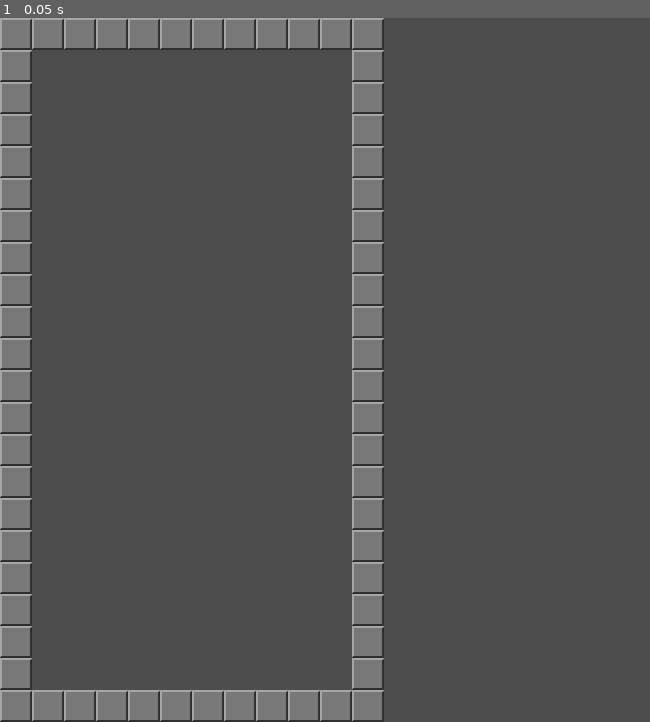
Above: before the commit, frame 1.
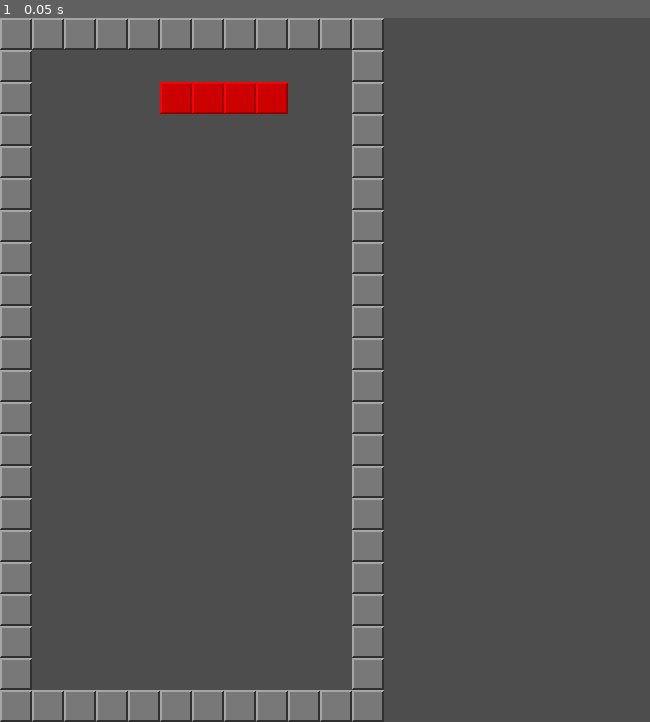
Above: after the commit, the same moment.

Repository: Austererie/BlockDrops-game
Game: Godot game, scene res://scenes/tile_map.tscn
The game is run twice, just before and just after one commit, with the same random seed, the same clock (stepped at 60 frames per second) and the same inputs. Before the commit the project has no main scene; this scene is started directly in both runs.
Inputs:
- Up to frame 1 (0.05 s): no input

The runs differ from the first frame. In frame 1, 0.9% of the frame differs, in the area x 24-45%, y 9-14%.

Commit message:
draw pieces

Diff:
--- a/project.godot
+++ b/project.godot
@@ -11,6 +11,7 @@
 [application]
 
 config/name="Tetris-game"
+run/main_scene="res://scenes/tile_map.tscn"
 config/features=PackedStringArray("4.3", "Forward Plus")
 config/icon="res://icon.svg"
 
--- a/scripts/tile_map.gd
+++ b/scripts/tile_map.gd
@@ -37,8 +37,34 @@
 var f_270 := [Vector2i(1,0), Vector2i(1,1), Vector2i(0,2), Vector2i(1,2)]
 var f := [f_0, f_90, f_180, f_270]
 
+var g_0 := [Vector2i(0,0), Vector2i(1,0), Vector2i(1,1), Vector2i(2,1)]
+var g_90 := [Vector2i(1,0), Vector2i(0,1), Vector2i(1,1), Vector2i(0,2)]
+var g_180 := [Vector2i(1,0), Vector2i(2,0), Vector2i(0,1), Vector2i(1,1)]
+var g_270 := [Vector2i(0,0), Vector2i(0,1), Vector2i(1,1), Vector2i(1,2)]
+var g := [g_0, g_90, g_180, g_270]
+
+var shapes := [a, b, c, d, e, f, g]
+
+#Grid variables
+const COLS : int = 10
+const ROWS : int = 20
 
 
+#Game piece variables
+var piece_type
+var next_piece_type
+var rotation_index : int = 0
+var active_piece: Array
+
+#Tilemap Variables
+var tile_id : int = 0
+var piece_atlas : Vector2i
+var next_piece_atlas: Vector2i
+
+
+#Layer Variables
+var board_layer : int = 0
+var active_layer : int = 1
 
 
 #Called when the node enters the scene tree for the first time.
@@ -48,4 +74,9 @@
 
 # Called every frame. 'delta' is the elapsed time since the previous frame.
 func _process(delta: float) -> void:
-	pass
+	draw_piece(a[0], Vector2i(5,1), Vector2i(3,0))
+
+
+func draw_piece(piece, pos, atlas):
+	for i in piece:
+		set_cell(active_layer, pos + i, tile_id, atlas)
